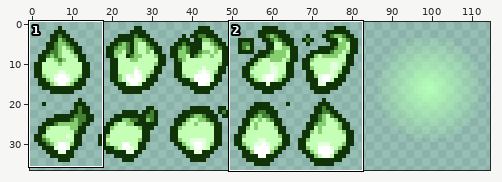
Sprite sheet -- resources/gfx/familiar/familiar_vesta_andromedab_green.png. The picture above shows the old version from afar; the outline marks the close-up.
Close-up. Old version:
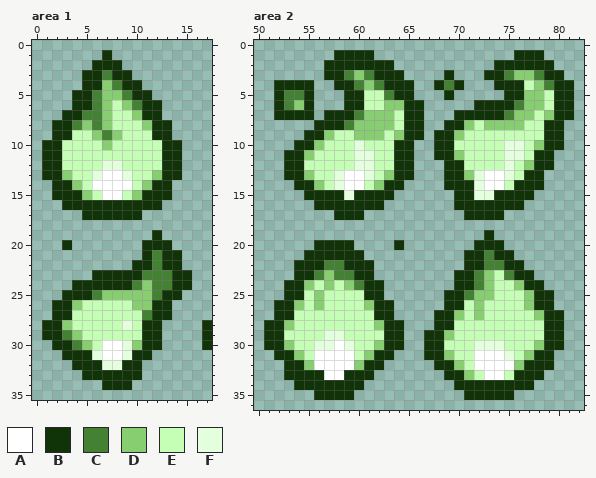
The file is 115x37 pixels. Pixels under 10% opacity are left out. Colours within 5 levels of each other are drawn and written as one. Shown: area 1: x 0..17, y 0..35; area 2: x 50..82, y 0..36. The commit also changed other parts of the picture, which this record leaves out.
Palette (. is transparent): A #ffffff  B #103307  C #438232  D #87ce71  E #c5ffb5  F #e4ffdd
Pixels before, area 1, first column x 1:
 1 ......B..........
 2 .....BBB.........
 3 ....BBCBB........
 4 ....BBDCBB.......
 5 ...BBCDDCBB......
 6 ...BBCDEDCBB.....
 7 ..BBCCDEEDBB.....
 8 .BBCDCDEEEDBB....
 9 .BBEEDCDEEEBB....
10 BBEEEEDEEEEEBB...
11 BBEEEEEEEEEEBB...
12 BBEEEEFFEEEEBB...
13 BBDEEFAAFEEDBB...
14 .BBDEAAAAEDBB....
15 .BBBDEAAEDBBB....
16 ..BBBBBBBBBB.....
17 ....BBBBBB.......
18 .................
19 ...........B.....
20 ..B.......BBB....
21 ..........BCBB...
22 .........BBCBB...
23 .....BBBBBCCCBB..
24 ...BBBBBBCDCCBB..
25 ..BBBCDDDDDCBB...
26 .BBDEEEEEDDBB....
27 .BBEEEEEEECBB....
28 BBDEEEEEFEBB....B
29 BBCDEEEEEEBB....B
30 .BBCDEAAFDBB....B
31 ..BBBFAAFBB......
32 ...BBBFFBB.......
33 ....BBBBBB.......
34 ......BBB........
Pixels before, area 2, first column x 51:
 1 .......BBBB..............BBB...
 2 ......BBBBBBB..........BBBBBB..
 3 ......BBCDCBBB....B...BBCDDCBB.
 4 .BBBB..BBCDCBBB..BCB...BBBEDCBB
 5 .BCCB...BBEECBB...B.....BBDDEBB
 6 .BCDB...BBEEDDBB.....BBBBCDDEBB
 7 .BBBB.BBBCDDDEBB...BBBBBCDDEDBB
 8 .....BBBCDDDDEBB..BBDEDDDDEEBB.
 9 ....BBDEEDDDEDBB.BBDEEEEEEEEBB.
10 ...BBDEEEFEEEBB..BBEEEEEFFEDBB.
11 ..BBDEEEEFFEEBB..BBDEEEEFFEBB..
12 ..BBEEEEEFFEEBB...BBEEEEFEDBB..
13 ..BBDEEFAAFEDBB...BBDFAAFEBB...
14 ...BBDEFAAEDBB....BBBFAAEBBB...
15 ....BBBBFBBBB......BBFFBBBB....
16 .....BBBBBBB.......BBBBBBB.....
17 .......BBB..........BBBB.......
18 ...............................
19 ......................B........
20 .....BBBB....B.......BBB.......
21 ....BBBBBB..........BBCBB......
22 ...BBBCCBBB.........BBCCBB.....
23 ...BBCDCCBB........BBCDECBB....
24 ..BBDEDEDCBB.......BBCDEEDBB...
25 ..BBEDEEEEBB......BBCDDEEEDBB..
26 .BBDEDEEEEDBB.....BBEDEEEEDBB..
27 .BBEEEEEEEEBB....BBDEDEEEEEDBB.
28 BBDEEEEEEEEDBB...BBEEEEEEEEEBB.
29 BBEEEEFFEEEEBB..BBDEEEEEEEEEBB.
30 BBDEEFFAFEEDBB..BBEEEFFFEEEDBB.
31 .BBDEAAAAEDBB...BBDEEAAAFEDBB..
32 ..BBDAAAADBB.....BBDEAAAADBBB..
33 ..BBBBAABBB.......BBDEAAEBBB...
34 ...BBBBBBB.........BBBBBBBB....
35 .....BBBB...........BBBBB......
Once edited:
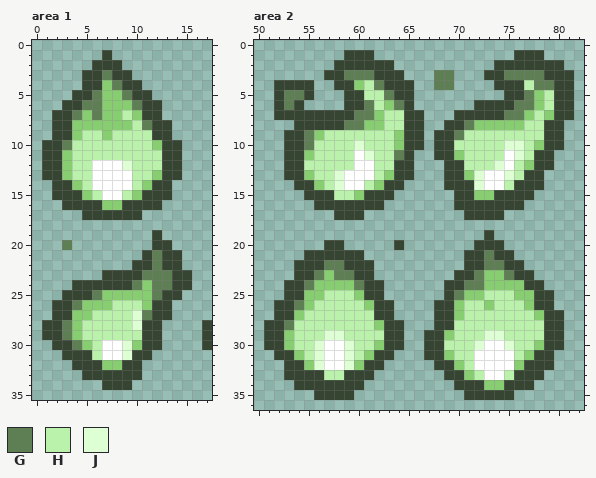
Colours new in this view: G #5e7f54  H #bbf2ab  J #ddffd3
Difference:
colour B: #103307 -> #364432
Changed rows in their new state; - is a pixel that keeps its letter.
Area 1:
first column x 2:
 3 -----G-----
 4 ------G----
 5 ----G--G---
 6 -B-GG-D-G--
 7 B-GDG-DH---
 8 --D-D-DDHG-
 9 --DHHDHHHH-
10 -GHHHHHHHHD
11 -DHHHHHHHHH
12 -DHHAAAJHHH
13 --HHA--AHH-
14 ---H----H--
15 ----H--H---
16 -----DD----
first column x 3:
20 G-------.--
21 ---------G-
22 ---------G-
23 ---.----GGG
24 -------G-GG
25 ---G-----G-
26 -GDDDHHH---
27 -DDHHHHJG--
28 GDHHHHHJ---
29 G-HHHHHH---
30 -G-H--J----
31 ---H--J----
32 ----DD-----
Area 2:
first column x 53:
 1 -----.-----------------------
 2 ----.----------------------B-
 3 ------GGG------GG-----GGGG--B
 4 -------DHG-----GG.------HGG--
 5 GG------HHG-----.-------G-H--
 6 GB.-----GH-G-.---------GG-H--
 7 ---B---GG-HH----------GG-H---
 8 -BB---GG--HH------GD----HH---
 9 BBGDHHHHHHH------GHHHHHHHH---
10 B-GHHHHJHHHD-B---HHHHHJJH----
11 ---HHHHAJHHG------HHHHAJH----
12 --HHHHHAAHH-------HHHJAH-----
13 ---HHJ--AH---------J--JH-----
14 ----HJ--H----------J--H------
15 -----HHD-----------DD--------
first column x 53:
20 ---.--.-------------------
21 --------------------G-----
22 ----GG--------------GG----
23 ---G-GG------------G-DG---
24 --GD-D-G--------B-GG-DD---
25 --D-HHHD---------GD-HHHD--
26 -GDHHHHH-------B-DHHDHHH--
27 -DHHHHHHH---------HHHHHHH-
28 GHHHHHHHH--------HHHHHHHHH
29 DHHHJJHHHH-------HHHJJHHHH
30 -HHJA-JHH-------HHHJAAJHH-
31 --HJ--JH---------HH---AH--
32 ---J--J-----------H-------
33 ----HH-------------H--H---
34 --------------------DD----
Boxes around the changes in both close-ups, in picture pixels (x1, y1, x2, y2):
changed: (42, 50, 212, 390)
changed: (264, 50, 574, 400)
